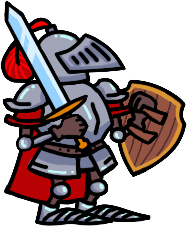
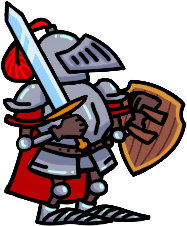
Comparing the layer stacks of the two (187, 226) images. Changes:
added layer "belts" above "left arm" over [124, 100, 169, 146]
painted on "left arm" over [109, 90, 169, 145]
added layer "crossbow" over [104, 99, 150, 148]
